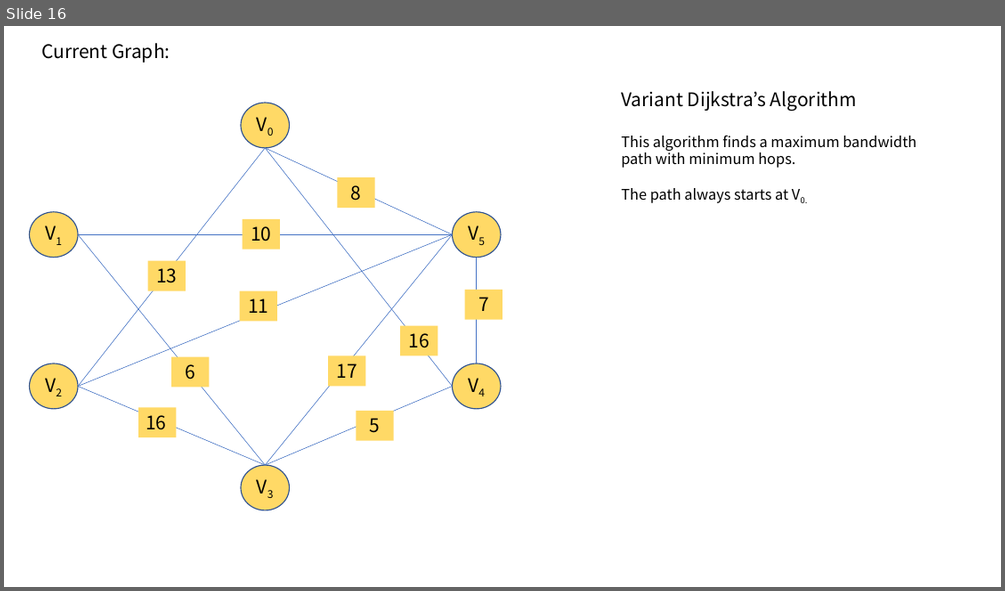
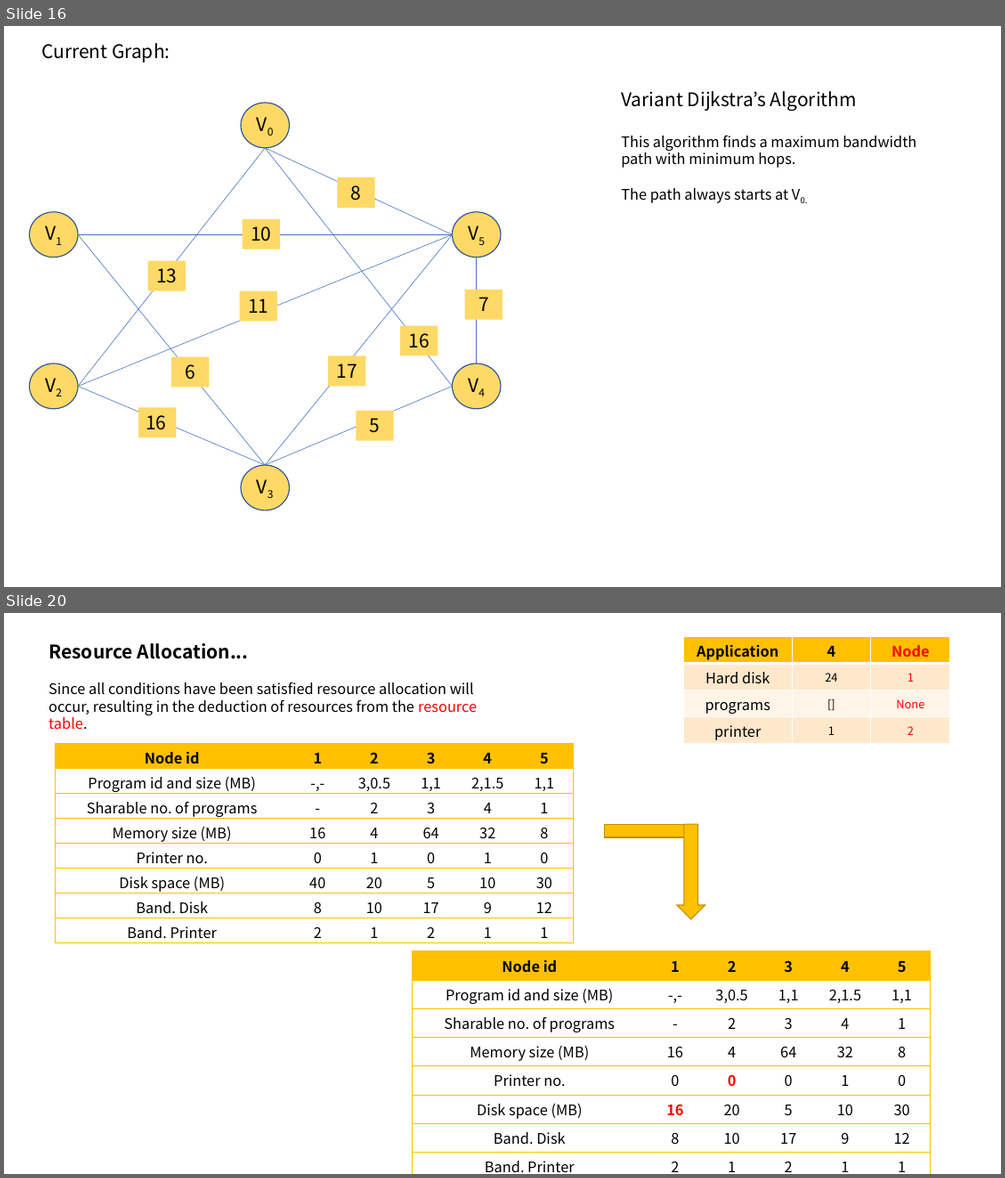
Before and after one commit to revhea2/priority-based-resource-allocation, a slide deck: final_presentation.pptx. Shown one above the other, each under a label of ours: slide 16 before the commit, slides 16 and 20 after it; the slides between them are not shown. The pictures are 1005x591 and 1005x1178 pixels, drawn with LibreOffice and Linux fonts; fonts in the diff are those of the drawing. Boxes give left, top, right and bottom in pixels: in the first picture for what was removed or moved away, otherwise in the second. Text is boxed around its words. In the diff, an @@ line names an element or a change of style, - is before the commit and + after.

```diff
--- a/final_presentation.pptx
+++ b/final_presentation.pptx
@@ slide 20 added at [4,613,1001,1174], background #FFFFFF @@
@@ table added at [684,636,951,744], 4 rows, 3 columns @@
+Application | 4 | Node
+Hard disk | 24 | 1
+programs | [] | None
+printer | 1 | 2
@@ text added at [48,643,477,730], 14 pt, text #000000 @@
+Resource Allocation...
+Since all conditions have been satisfied resource allocation will occur, resulting in the deduction of resources from the resource table.
@@ table added at [55,743,574,947], 8 rows, 6 columns @@
+Node id | 1 | 2 | 3 | 4 | 5
+Program id and size (MB) | -,- | 3,0.5 | 1,1 | 2,1.5 | 1,1
+Sharable no. of programs | - | 2 | 3 | 4 | 1
+Memory size (MB) | 16 | 4 | 64 | 32 | 8
+Printer no. | 0 | 1 | 0 | 1 | 0
+Disk space (MB) | 40 | 20 | 5 | 10 | 30
+Band. Disk | 8 | 10 | 17 | 9 | 12
+Band. Printer | 2 | 1 | 2 | 1 | 1
@@ rectangle added at [605,824,698,837], fill #FFC000, outline #BD8E00 1 pt @@
@@ down arrow added at [677,824,705,919], fill #FFC000, outline #BD8E00 1 pt @@
@@ table added at [413,951,931,1174], 8 rows, 6 columns @@
+Node id | 1 | 2 | 3 | 4 | 5
+Program id and size (MB) | -,- | 3,0.5 | 1,1 | 2,1.5 | 1,1
+Sharable no. of programs | - | 2 | 3 | 4 | 1
+Memory size (MB) | 16 | 4 | 64 | 32 | 8
+Printer no. | 0 | 0 | 0 | 1 | 0
+Disk space (MB) | 16 | 20 | 5 | 10 | 30
+Band. Disk | 8 | 10 | 17 | 9 | 12
+Band. Printer | 2 | 1 | 2 | 1 | 1
```
Also in this commit, not shown: 2 slides changed, 13 other slides added, 2 other files.
